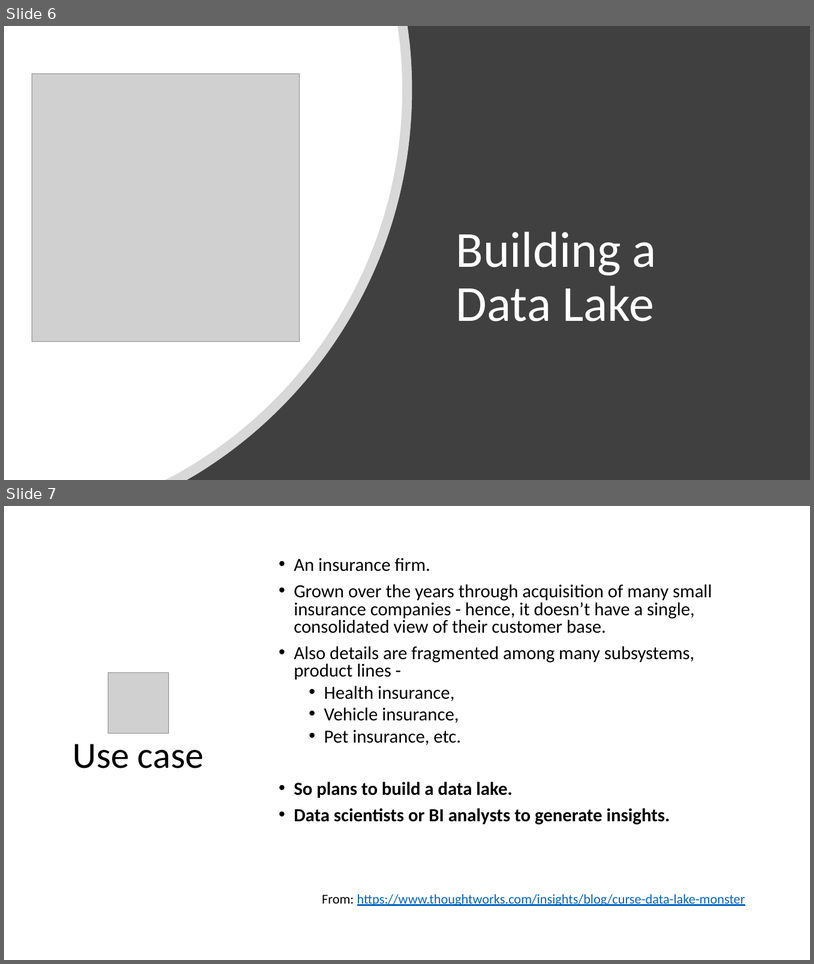
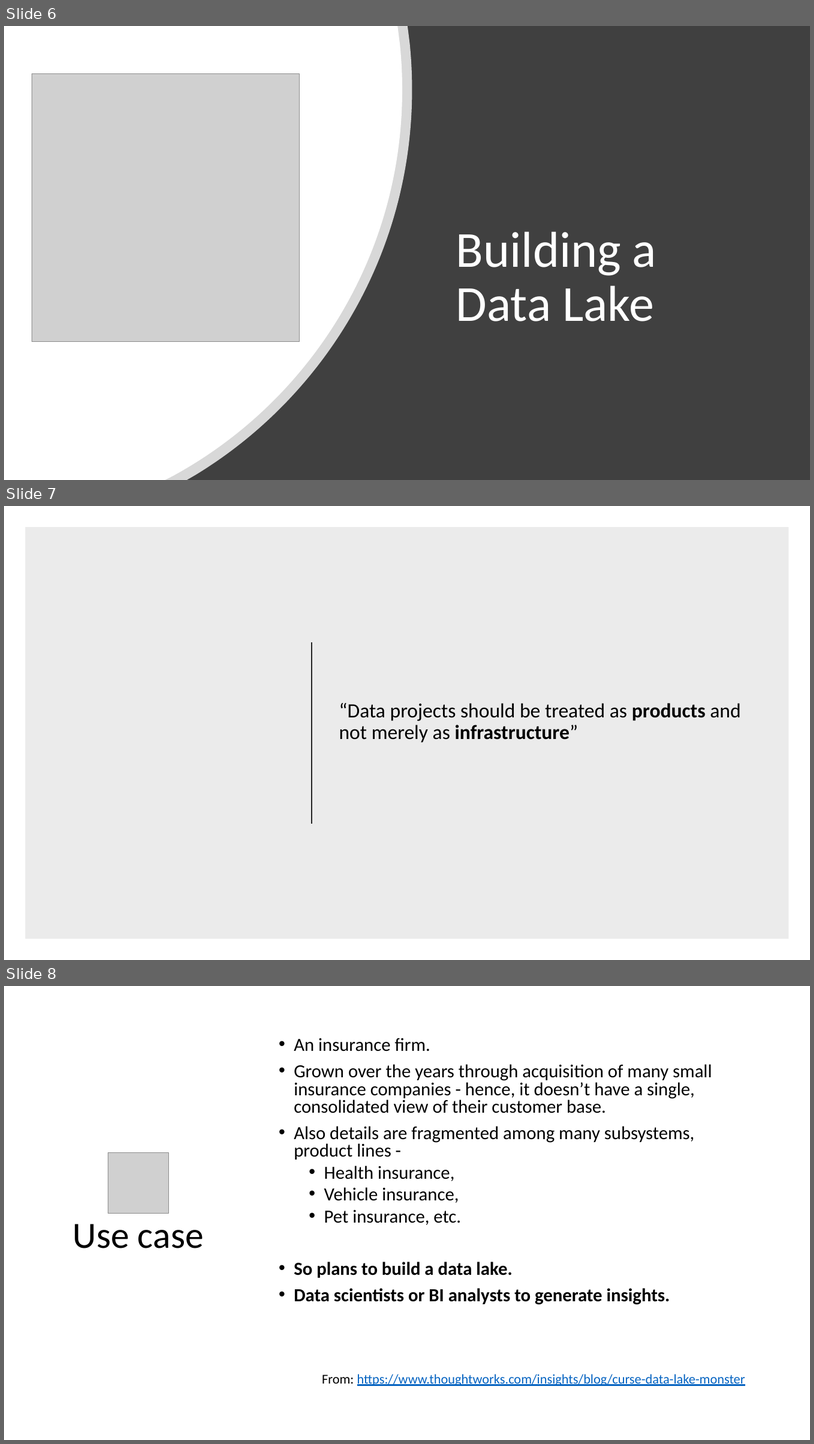
Before and after one commit to dinesarun/azurevidyapeeth, a slide deck: Feb26-AzureDataLake/AzureDataLake+Hadoop3.0.pptx. Shown one above the other, each under a label of ours: slides 6 and 7 before the commit, slides 6, 7 and 8 after it. The pictures are 814x964 and 814x1444 pixels, drawn with LibreOffice and Linux fonts; fonts in the diff are those of the drawing; grey boxes stand for pictures. Boxes give left, top, right and bottom in pixels: in the first picture for what was removed or moved away, otherwise in the second. Text is boxed around its words. In the diff, an @@ line names an element or a change of style, - is before the commit and + after.

```diff
--- a/Feb26-AzureDataLake/AzureDataLake+Hadoop3.0.pptx
+++ b/Feb26-AzureDataLake/AzureDataLake+Hadoop3.0.pptx
@@ slide 7 added at bbox=[4, 506, 810, 960], background #FFFFFF @@
@@ rectangle added at bbox=[25, 527, 789, 939], fill #000000 at 8% opacity @@
@@ line added from (312, 642) to (312, 823), #262626 1.5 pt @@
@@ text added at bbox=[339, 703, 741, 742], 24 pt, text #000000 @@
+“Data projects should be treated as products and not merely as infrastructure”
@@ what was slide 7 is now slide 8 @@
```
Also in this commit, not shown: 7 slides changed, 1 slide removed.
